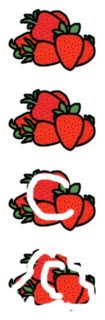
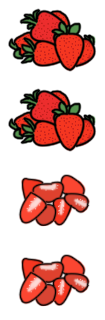
Two versions of the same layered image (105x320). Layer-by-layer changes:
removed layer "Ebene 1" over [9, 172, 97, 312]
removed layer "Bild Kopie 3" over [8, 248, 97, 312]
renamed "Bild Kopie 2" to "Bild Kopie 4", painted on it over [8, 168, 97, 232]
added layer "Bild Kopie 5" above "Bild" over [18, 254, 91, 307]
